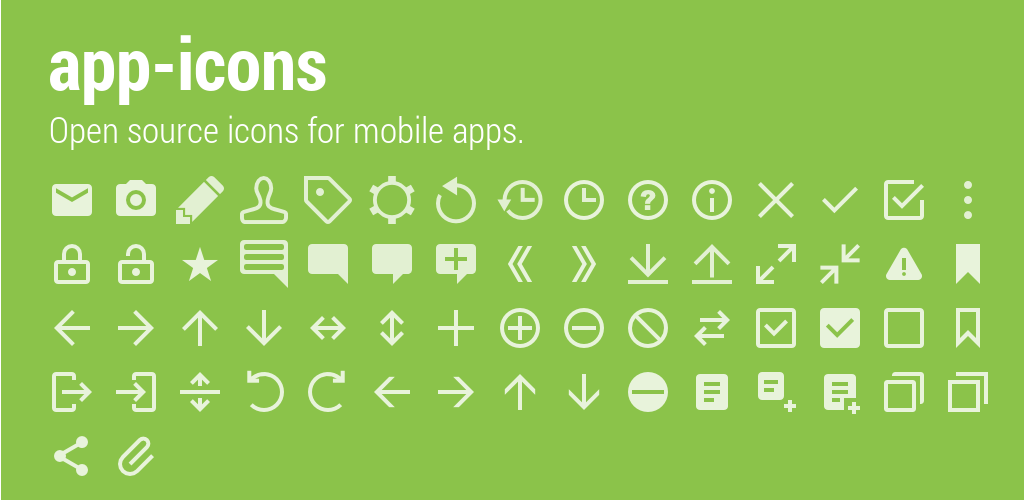
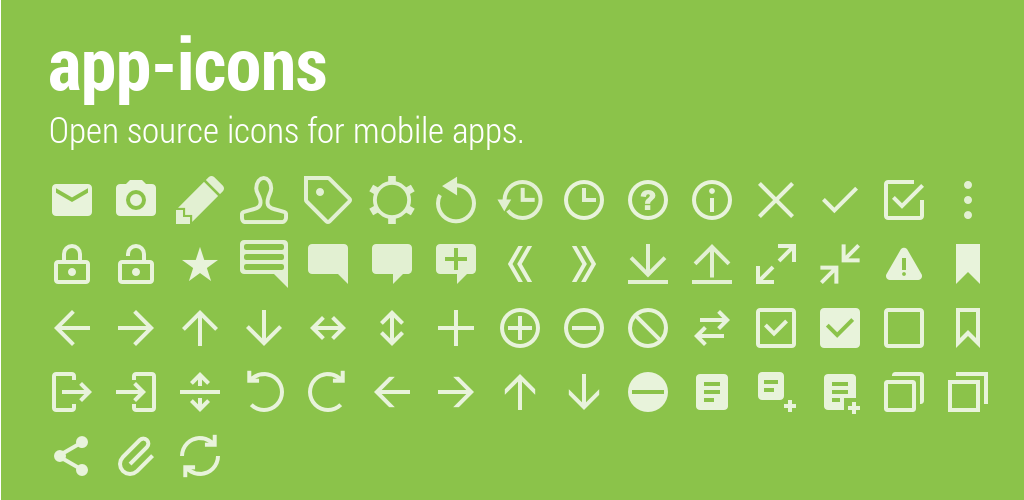
The second 1024 × 500 image is a revision of the first. Changes to its layers:
added layer "ic_action_refresh.png" in group "icons" over [180, 434, 220, 478]
